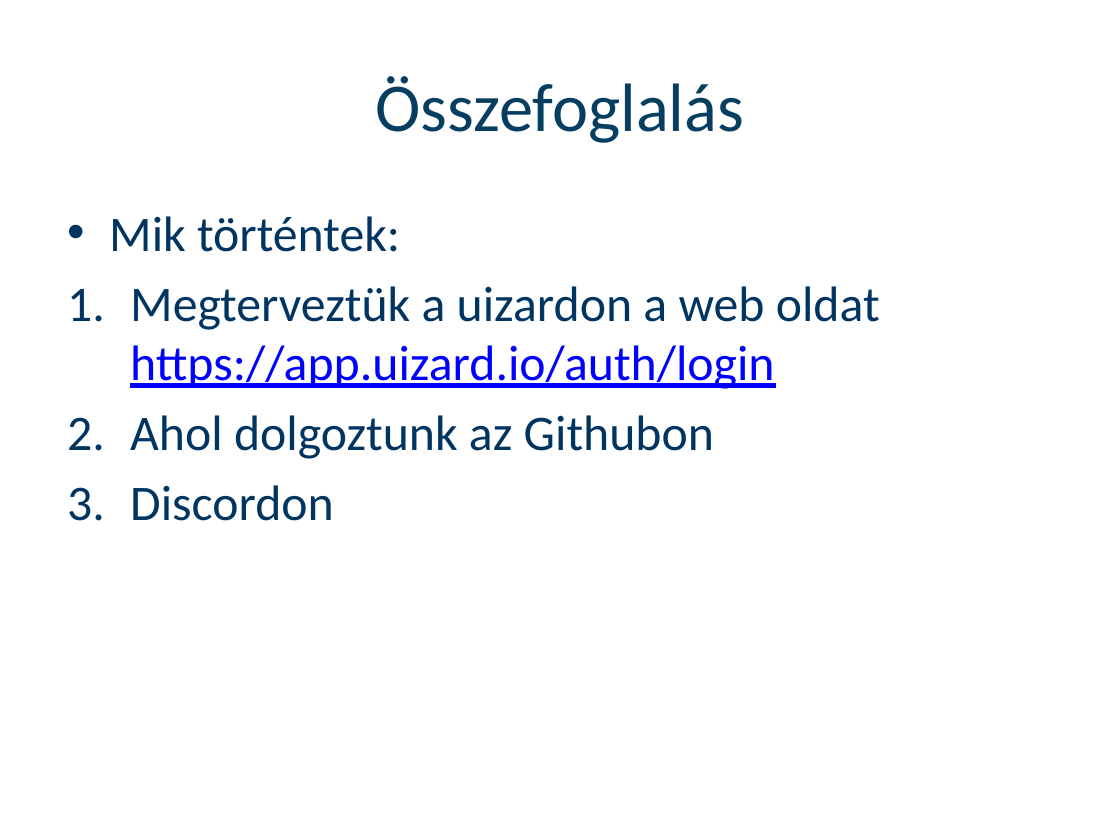
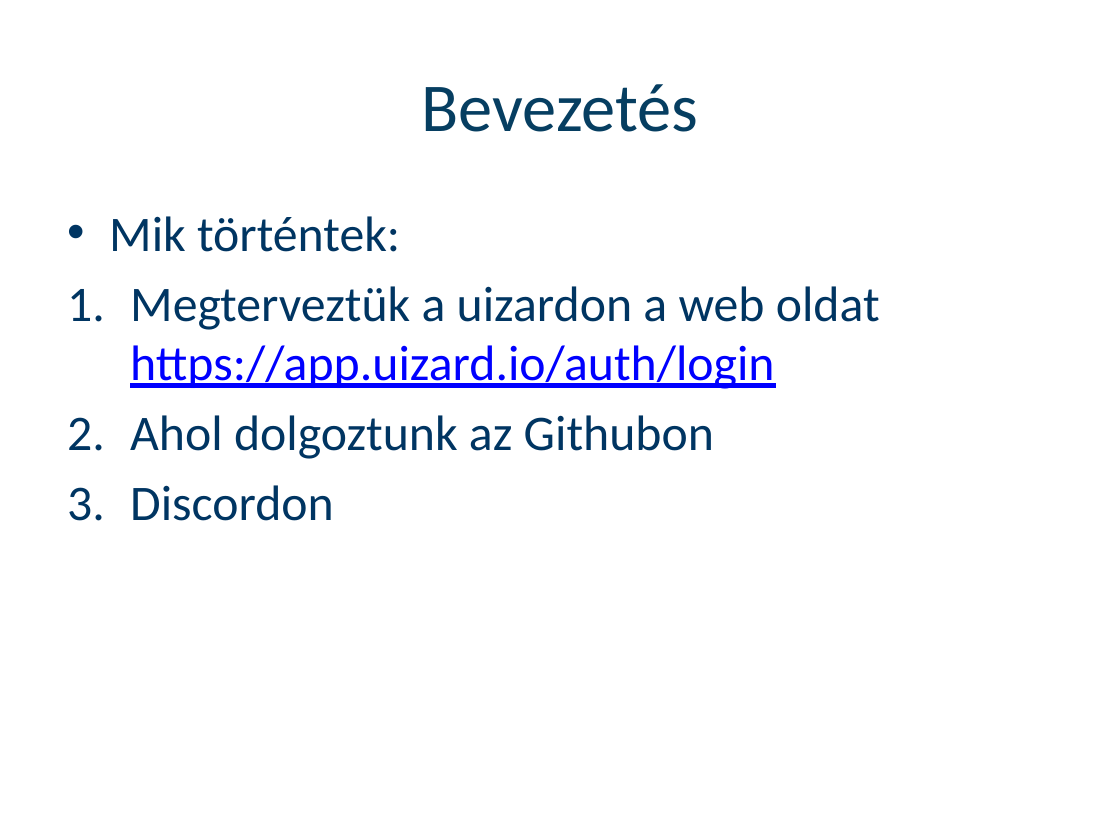
Before and after one commit to Mikihiko01/vedes_ppt, a slide deck: slide 2 of Tellér Ádám Védési ppt sablon minta.pptx. Drawn at 1120x840 pixels with LibreOffice and Linux fonts; fonts in the diff are those of the drawing; background and template pictures are left out. Boxes give left, top, right and bottom in pixels: in the first picture for what was removed or moved away, otherwise in the second. Text is boxed around its words. In the diff, an @@ line names an element or a change of style, - is before the commit and + after.

```diff
--- a/Tellér Ádám Védési ppt sablon minta.pptx
+++ b/Tellér Ádám Védési ppt sablon minta.pptx
@@ title at (421,84,698,132): text changed @@
-Összefoglalás
+Bevezetés
```
